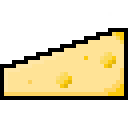
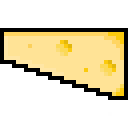
Revision of a layered (128, 128) image; what changed, layer by layer:
painted on "Details" over <box>28,32,124,96</box>
painted on "Base" over <box>0,28,124,100</box>
